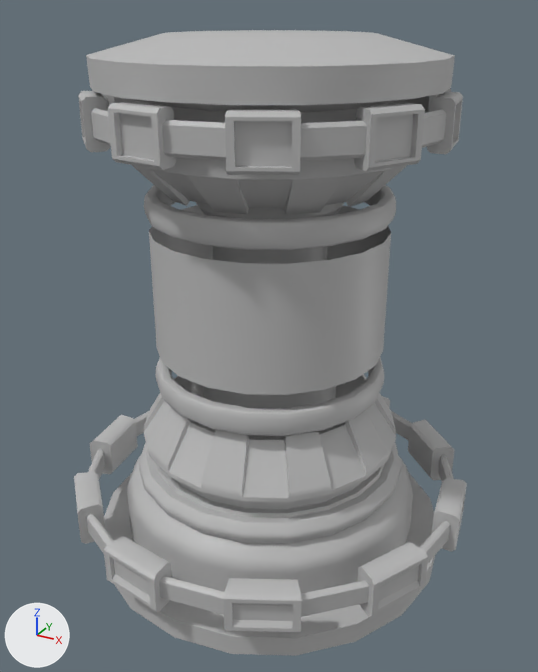
The FBX model Ghostbait/FBXFiles/Core.fbx: old version first, new version second.
Before and after are seen from a camera (50 mm lens) standing at (0.0667, -0.1217, 0.1082) and looking at (0.0007, -0.0016, 0.0482). The axes (+X, +Y, +Z) are drawn at lower left. The lights are the same throughout. Where no turn or scale is listed for an object, it has been applied to the vertices.
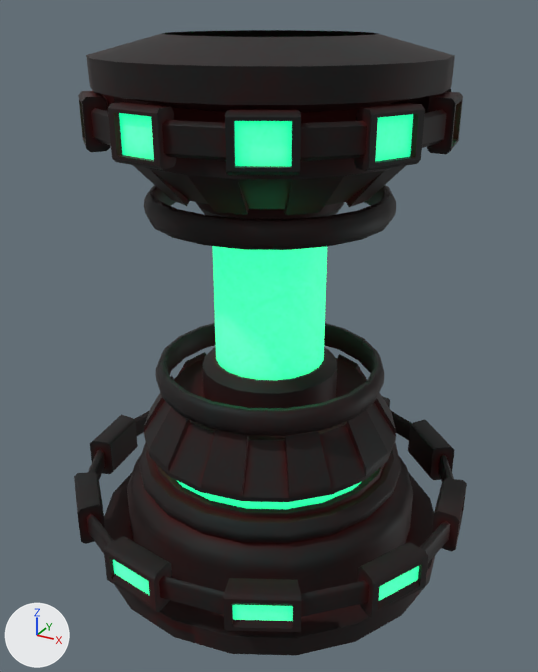
Where the change shows, as pixel boxes (x1, y1, x2, y2) in the pictures (538 x 672 px):
part 1 of me_mesh, deleted: before (149, 205, 391, 395)
part 2 of me_mesh, cut back: before (156, 357, 384, 436); after (203, 368, 337, 408)
part 3 of me_mesh, cut back: before (132, 103, 407, 250); after (196, 202, 344, 219)
part 4 of me_mesh, deleted: before (162, 30, 378, 37)
part 5 of me_mesh, recoloured (grey to black): (74, 34, 467, 655) in both

The change in detail:
Picture 'lambert1_Diffuse.png' (img_lambert1_diffuse_png) is new.
Picture 'lambert1_Emissive.png' (img_lambert1_emissive_png) is new.
Picture 'lambert1_Specular.png' (img_lambert1_specular_png) is new.
Material 'phong1' (mat_phong1) is new.
Uses the picture img_lambert1_diffuse_png.
Uses the picture img_lambert1_emissive_png.
Uses the picture img_lambert1_specular_png.
me_mesh is used by ob_polysurface19; location (0.0, 0.0, 0.0522).
me_mesh had 2162 vertices, 4280 faces and spanned x -0.042..0.042, y -0.042..0.042, z -0.0522..0.0522.
me_mesh now has 1720 vertices, 3320 faces and spans x -0.042..0.042, y -0.042..0.042, z -0.0522..0.0522.
me_mesh part 1: the loose piece of 40 vertices spanning x -0.0228..0.0228, y -0.0228..0.0228, z -0.0061..0.018 is deleted.
me_mesh part 2: 200 vertices removed from x -0.0251..0.0251, y -0.0251..0.0251, z -0.027..-0.0099; 20 vertices added at x -0.0139..0.0139, y -0.0139..0.0139, z -0.0183.
me_mesh part 3: 200 vertices removed from x -0.026..0.026, y -0.026..0.026, z 0.0206..0.0389; 20 vertices added at x -0.0139..0.0139, y -0.0139..0.0139, z 0.0281.
me_mesh part 4: 1 vertex removed from x 0.0, y 0.0, z 0.0522.
me_mesh part 5: 2880 faces spanning x -0.042..0.042, y -0.042..0.042, z -0.0522..0.0522 switch from mat_lambert2 (grey #bcbcbc) to mat_phong1.
